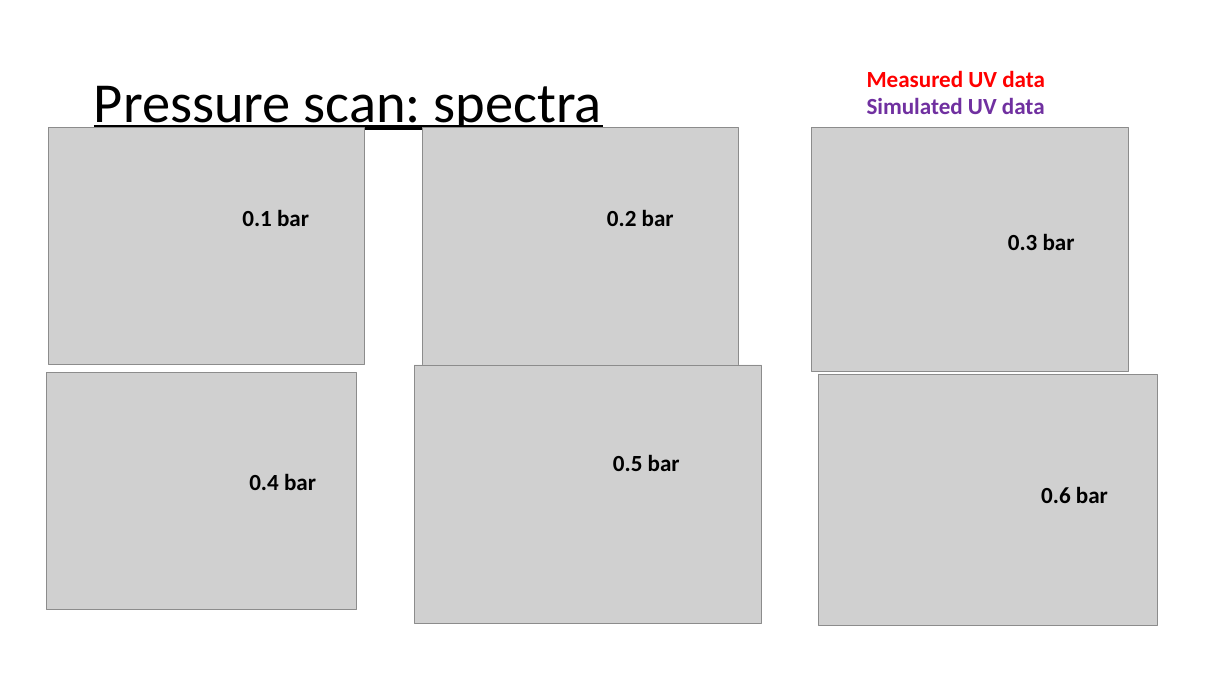
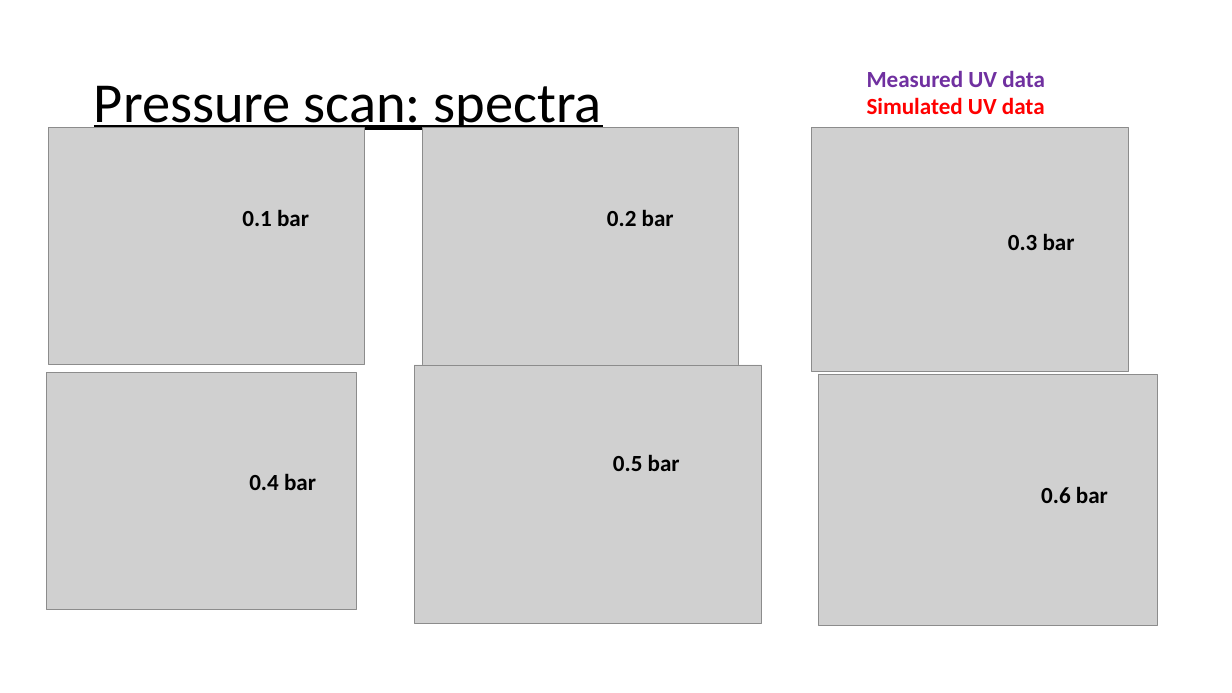
Before and after one commit to david-f-amorim/Simulating-THG-of-few-femtosecond-pulses-in-a-noble-gas-, a slide deck: slide 13 of presentations/DESY - Updates Week 1&2.pptx. Drawn at 1232x693 pixels with LibreOffice and Linux fonts; fonts in the diff are those of the drawing; grey boxes stand for pictures. Boxes give left, top, right and bottom in pixels: in the first picture for what was removed or moved away, otherwise in the second. Text is boxed around its words. In the diff, an @@ line names an element or a change of style, - is before the commit and + after.

```diff
--- a/presentations/DESY - Updates Week 1&2.pptx
+++ b/presentations/DESY - Updates Week 1&2.pptx
@@ text "Measured UV data" at (867,70,1045,114): text colour #FF0000 to #7030A0 in "Measured UV data"; text colour #7030A0 to #FF0000 in "Simulated UV data" @@
```
Also in this commit, not shown: 2 other slides changed.
